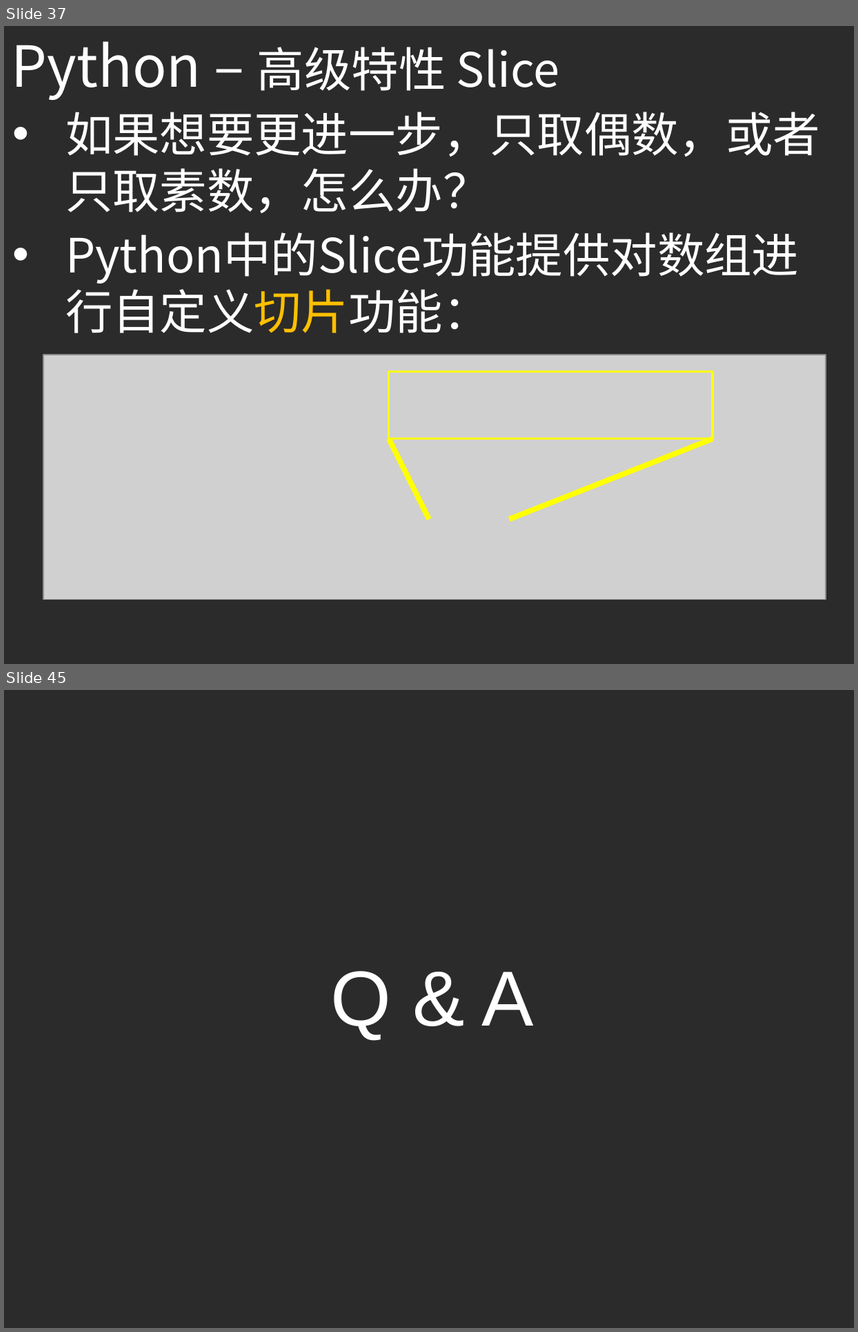
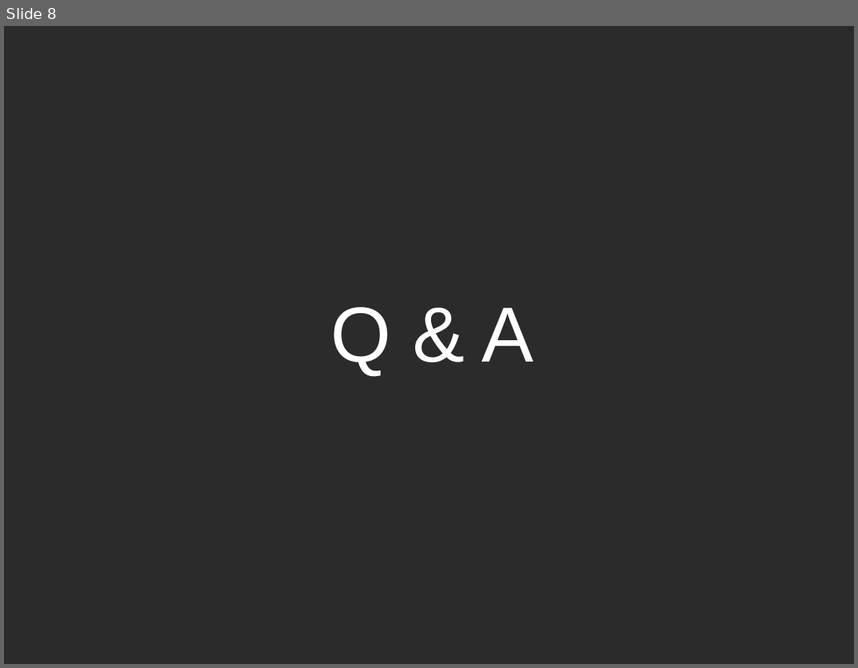
Before and after one commit to ouriris/ml-course, a slide deck: chapter.4/ppt/ML_CH4_Naive_Bayes.pptx. Shown one above the other, each under a label of ours: slides 37 and 45 before the commit, slide 8 after it; the slides between them are not shown. The pictures are 858x1332 and 858x668 pixels, drawn with LibreOffice and Linux fonts; fonts in the diff are those of the drawing; grey boxes stand for pictures; background and template pictures are left out; a plain dark background stands for a picture behind light text. Boxes give left, top, right and bottom in pixels: in the first picture for what was removed or moved away, otherwise in the second. Text is boxed around its words. In the diff, an @@ line names an element or a change of style, - is before the commit and + after.

Commit message:
Add CH4 PPT

```diff
--- a/chapter.4/ppt/ML_CH4_Naive_Bayes.pptx
+++ b/chapter.4/ppt/ML_CH4_Naive_Bayes.pptx
@@ slide 37 removed at (4, 26, 854, 664), background picture (left out) @@
@@ text removed at (12, 41, 560, 100) @@
-Python – 高级特性 Slice
@@ text removed at (65, 112, 820, 213) @@
-• 如果想要更进一步，只取偶数，或者只取素数，怎么办？
-• Python中的Slice功能提供对数组进行自定义切片功能：
@@ picture removed at (43, 354, 825, 599) @@
@@ rectangle removed at (389, 371, 713, 439) @@
@@ line removed from (389, 439) to (429, 519) @@
@@ line removed from (713, 439) to (509, 519) @@
@@ what was slide 45 is now slide 8 @@
```
Also in this commit, not shown: 6 slides added, 42 other slides removed.
